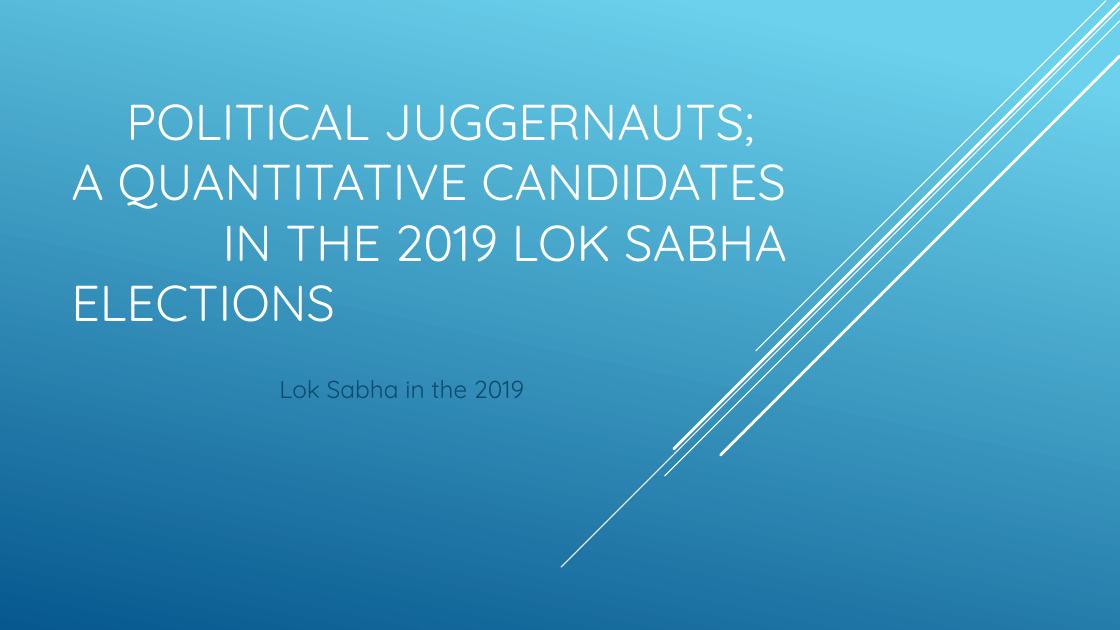
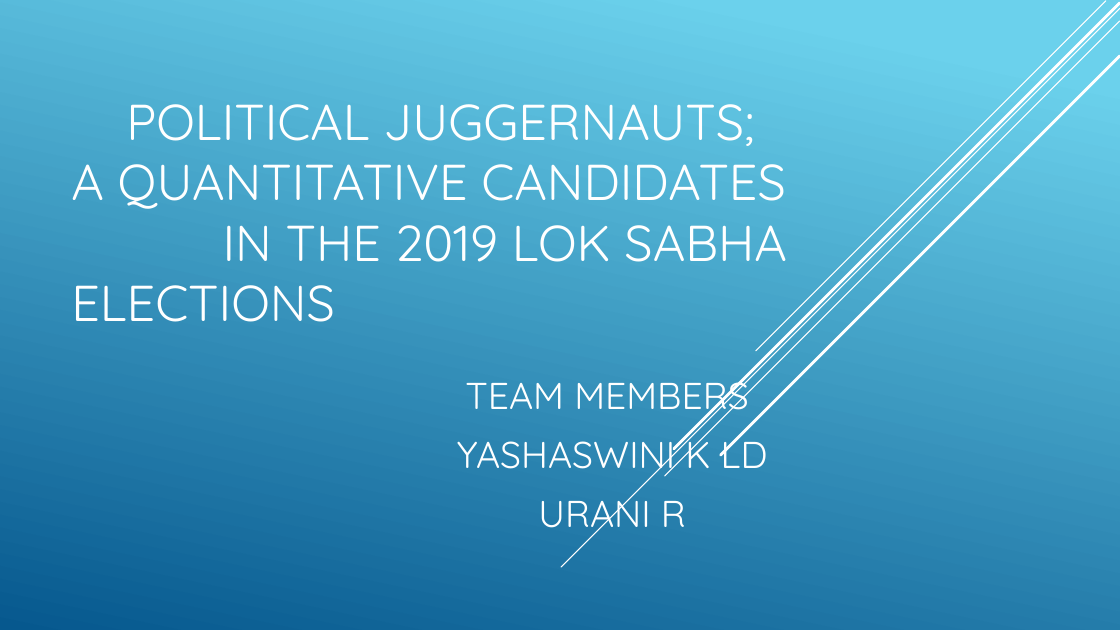
Before and after one commit to YashYuva/political-juggernauts-a-quantitative-analysis-of-candidates-in-the-2019-lok-sabha-elections-, a slide deck: slide 1 of Political juggernauts.pptx. Drawn at 1120x630 pixels with LibreOffice and Linux fonts; fonts in the diff are those of the drawing. Boxes give left, top, right and bottom in pixels: in the first picture for what was removed or moved away, otherwise in the second. Text is boxed around its words. In the diff, an @@ line names an element or a change of style, - is before the commit and + after.

```diff
--- a/Political juggernauts.pptx
+++ b/Political juggernauts.pptx
@@ subtitle at [457, 373, 768, 538]: text changed; size 21 to 32 pt; text colour #0F496F to #FFFFFF @@
-Lok Sabha in the 2019
+TEAM MEMBERS
+YASHASWINI K LD
+URANI R
```
Also in this commit, not shown: 2 slides removed.
